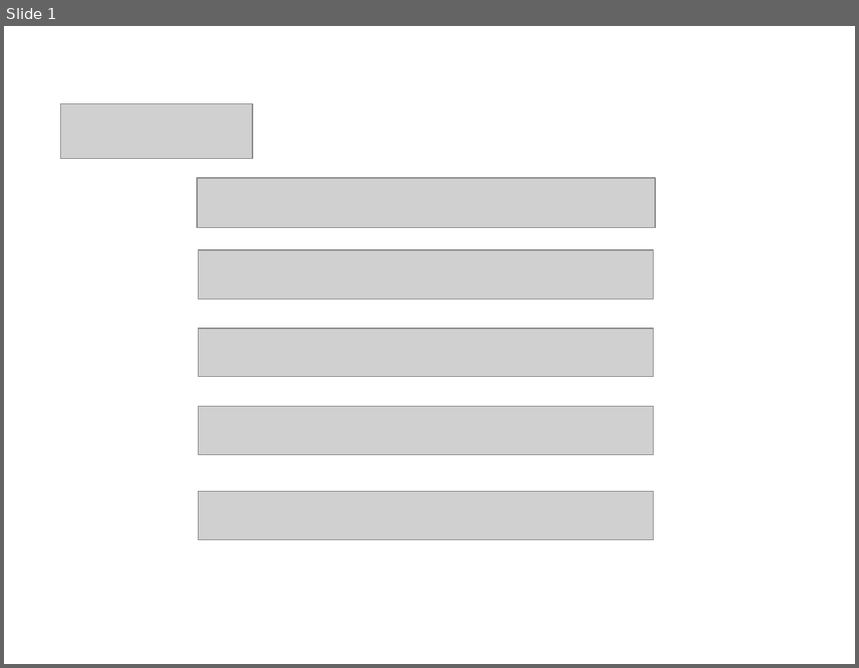
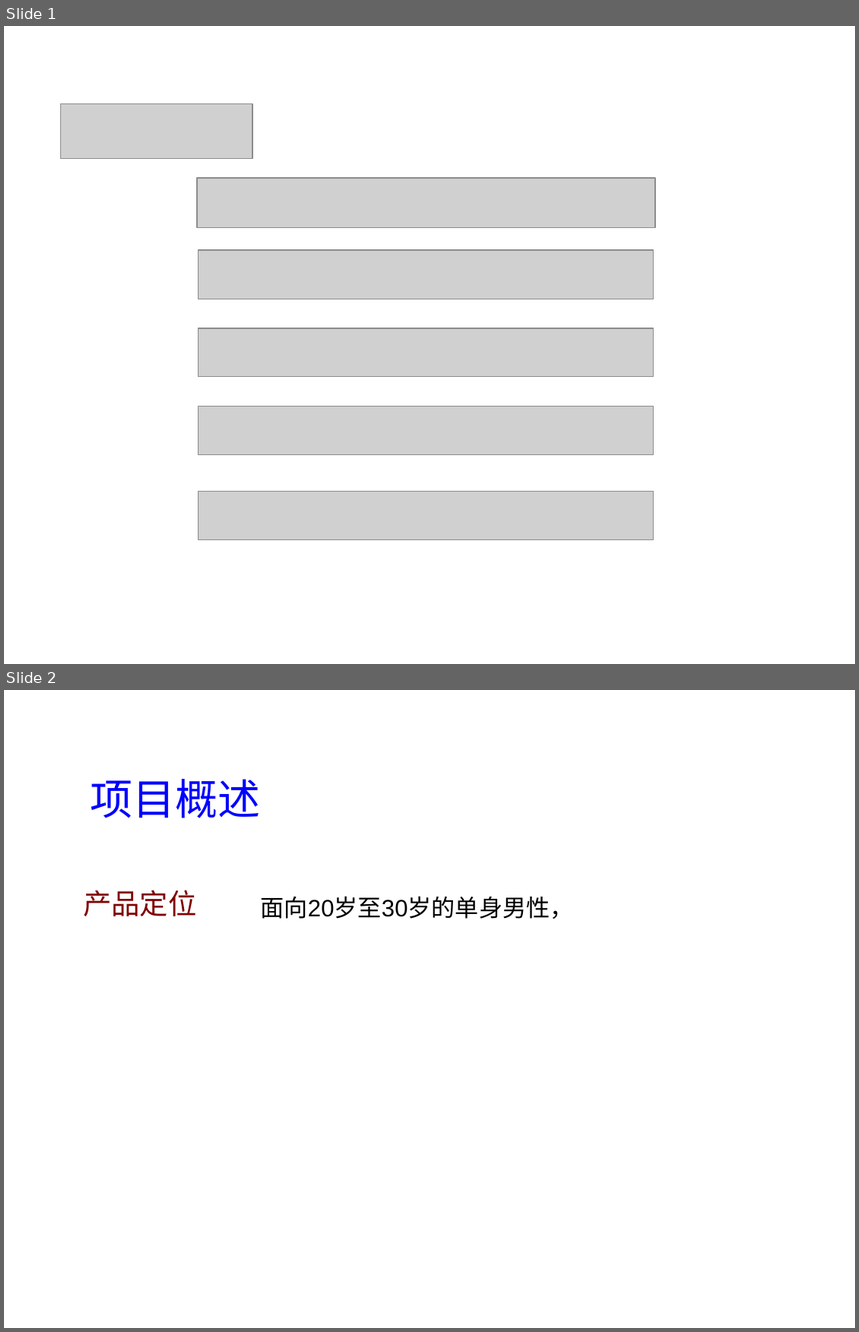
Before and after one commit to sx1989827/teambition, a slide deck: document/商业计划书.ppt. Shown one above the other, each under a label of ours: slide 1 before the commit, slides 1 and 2 after it. The pictures are 859x668 and 859x1332 pixels, drawn with LibreOffice and Linux fonts; fonts in the diff are those of the drawing; grey boxes stand for pictures. Boxes give left, top, right and bottom in pixels: in the first picture for what was removed or moved away, otherwise in the second. Text is boxed around its words. In the diff, an @@ line names an element or a change of style, - is before the commit and + after.

```diff
--- a/document/商业计划书.ppt
+++ b/document/商业计划书.ppt
@@ slide 2 added at [4,690,855,1328], background #FFFFFF @@
@@ text added at [91,779,261,818], 36 pt, text #0000FF @@
+项目概述
@@ text added at [83,890,196,916], 24 pt, text #800000 @@
+产品定位
@@ text added at [261,896,574,919], 20 pt, text #000000 @@
+面向20岁至30岁的单身男性，
```
Also in this commit, not shown: 1 slide removed.
